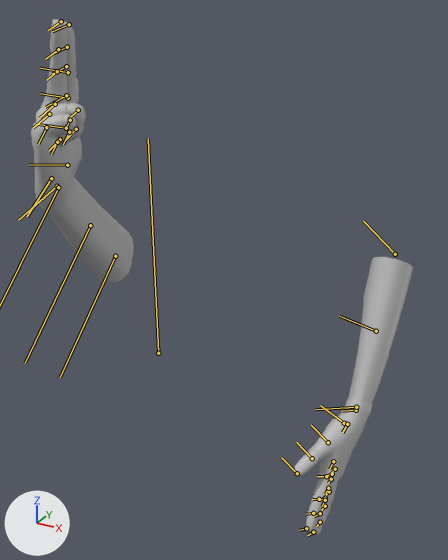
What one commit did to the FBX model Art Share/TeensySummer/images/PLAYER/ANIM_player_shootHigh.fbx.
The view is the same before and after, from a 50 mm lens placed at (0.353, -0.492, 0.352), pointed at (-0.04, 0.224, -0.006). The lights are fixed; the arrows at lower left show +X, +Y and +Z. Both versions are drawn at frame 2006 of the action 'Take 001'; the numbers are the values there. The bones that bend it are drawn over the model as lines.

Names of what the first picture shows: 'MESH_player'.
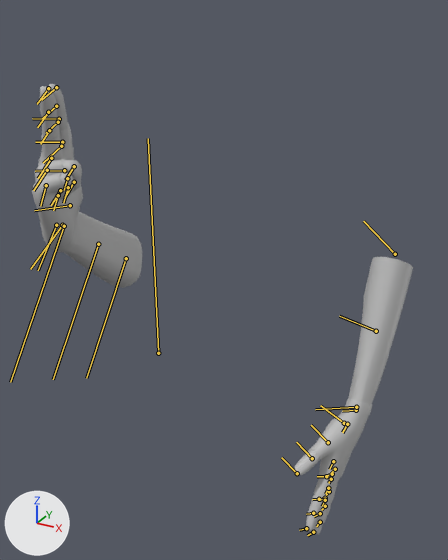
What differs and where, as boxes (x1, y1, x2, y2) in the pictures (448 x 560 px):
'MESH_player', posed (13% shorter)
    before: (31, 19, 413, 535)
    after: (32, 84, 413, 535)
bone 'r_armLower_skin', root to tip
    before: (115, 256) to (60, 377)
    after: (126, 258) to (86, 378)
bone 'r_fingerThumb0_skin', root to tip
    before: (67, 165) to (29, 164)
    after: (70, 205) to (34, 210)
bone 'r_fingerThumb1_skin', root to tip
    before: (66, 128) to (36, 124)
    after: (64, 170) to (35, 171)

The change in detail:
Bone 'r_armLower_skin' (bone_r_armlower_skin) moves from (3.69, 0.0, 8.17) to (7.56, 2.06, 9.16).
Bone 'r_armLower_skin' (bone_r_armlower_skin) turns from (4, -13, 44) to (4, -13, 33) degrees about its own x, y and z.
Bone 'r_fingerThumb0_skin' (bone_r_fingerthumb0_skin) turns from (-17, -2, -28) to (-17, 3, -29) degrees about its own x, y and z.
Bone 'r_fingerThumb1_skin' (bone_r_fingerthumb1_skin) turns from (0, 5, 0) to (0, 10, 0) degrees about its own x, y and z.
